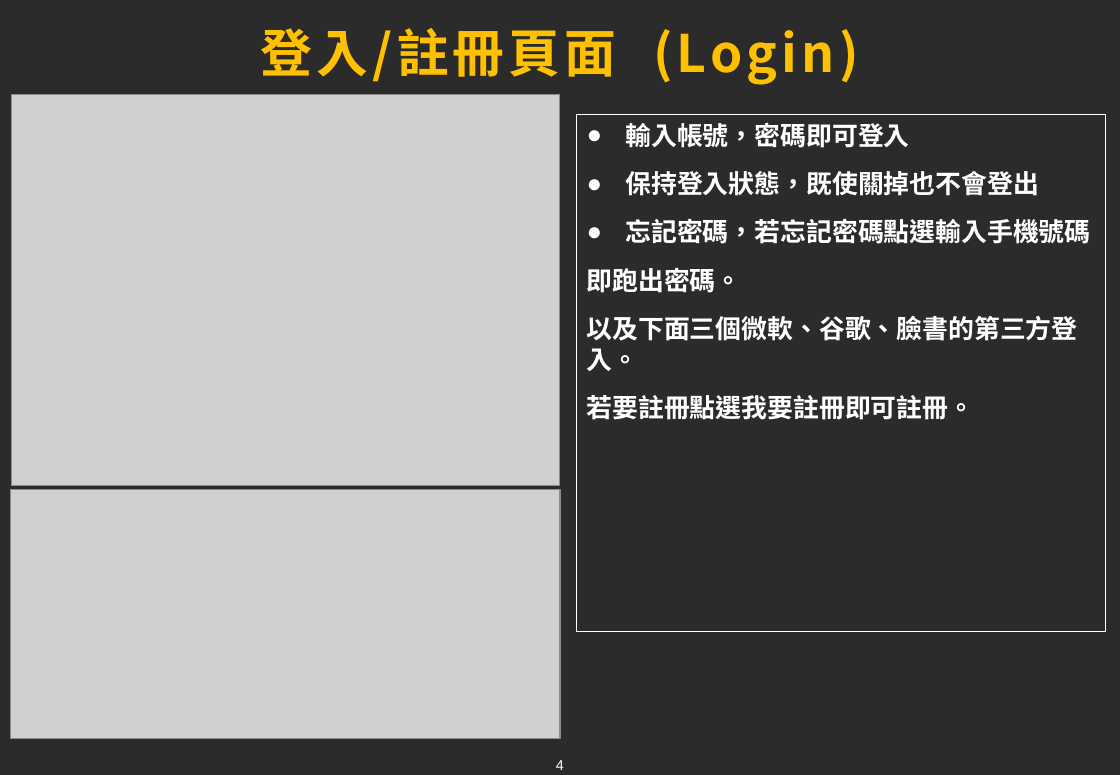
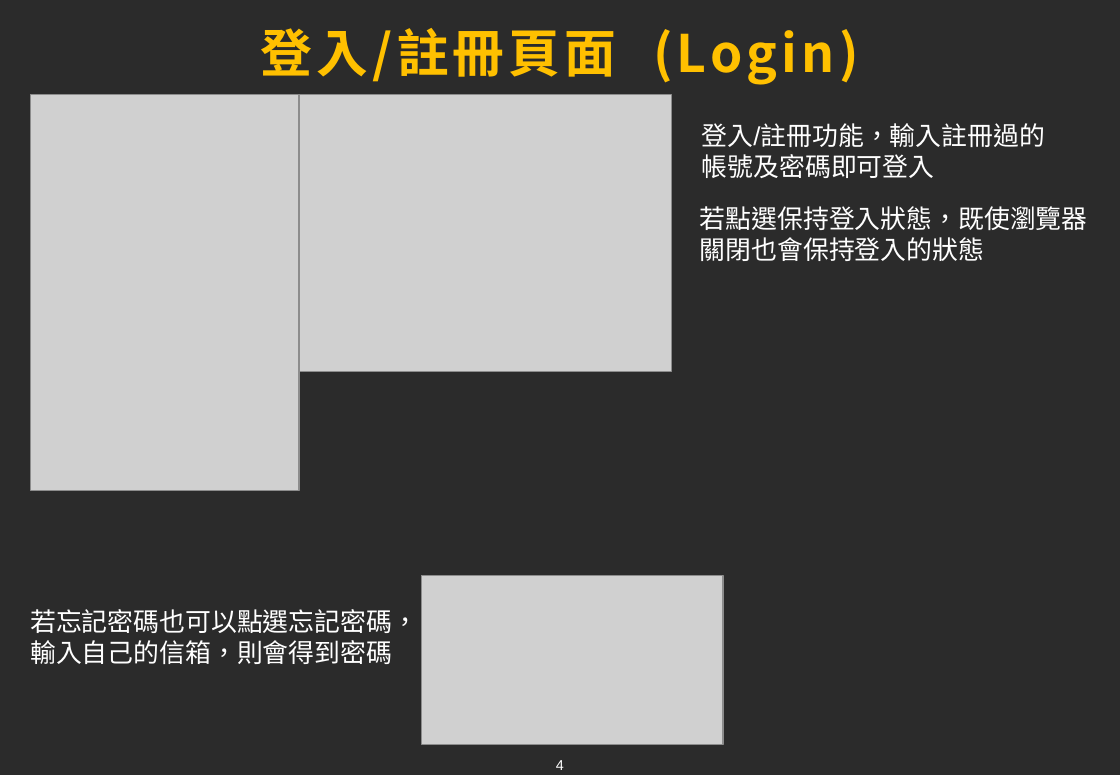
Before and after one commit to tim93009/FinalProject_GameForum, a slide deck: slide 4 of docs/ppt/xiong.pptx. Drawn at 1120x775 pixels with LibreOffice and Linux fonts; fonts in the diff are those of the drawing; grey boxes stand for pictures; background and template pictures are left out; a plain dark background stands for a picture behind light text. Boxes give left, top, right and bottom in pixels: in the first picture for what was removed or moved away, otherwise in the second. Text is boxed around its words. In the diff, an @@ line names an element or a change of style, - is before the commit and + after.

```diff
--- a/docs/ppt/xiong.pptx
+++ b/docs/ppt/xiong.pptx
@@ picture removed at (11,95,559,486) @@
@@ picture added at (31,95,300,491) @@
@@ picture added at (297,95,671,372) @@
@@ text removed at (576,115,1106,633) @@
-● 輸入帳號，密碼即可登入
-● 保持登入狀態，既使關掉也不會登出
-● 忘記密碼，若忘記密碼點選輸入手機號碼
-即跑出密碼。
-以及下面三個微軟、谷歌、臉書的第三方登入。
-若要註冊點選我要註冊即可註冊。
@@ text added at (702,123,1045,178), 18 pt, text #FFFFFF @@
+登入/註冊功能，輸入註冊過的帳號及密碼即可登入
@@ text added at (700,206,1088,261), 18 pt, text #FFFFFF @@
+若點選保持登入狀態，既使瀏覽器關閉也會保持登入的狀態
@@ picture removed at (10,489,561,739) @@
@@ picture added at (422,576,723,746) @@
@@ text added at (30,609,418,664), 18 pt, text #FFFFFF @@
+若忘記密碼也可以點選忘記密碼，輸入自己的信箱，則會得到密碼
```
Also in this commit, not shown: 2 other slides changed, 3 slides added, 1 slide removed, 4 other files.
